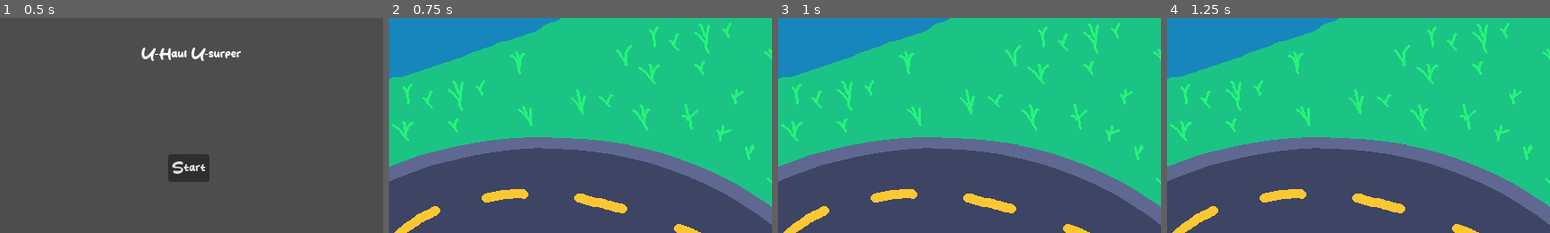
Above: before the commit, frames 1-4 (left to right).
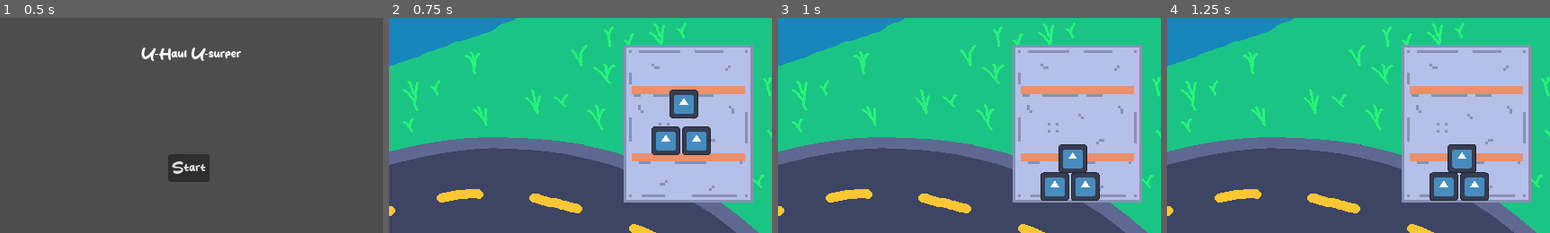
Above: after the commit, the same moments.

Repository: grace125/u-haul_u-surper
Game: Godot game, scene res://src/main_menu/main_menu.tscn
Two runs of this game, one before a commit and one after it. Both use one fixed random seed, a clock stepped at 60 frames per second and the inputs below. The engine's default icon, where the game draws it, is replaced by a stand-in: a white triangle on a blue panel in a dark square.
Inputs:
- Up to frame 1 (0.5 s): no input
- Up to frame 2 (0.75 s): click "Start" at 0.5 s
- Up to frame 3 (1 s): no input
- Up to frame 4 (1.25 s): no input

Frame 1 is identical in both runs. In frame 2, 40% of the frame differs, in the area x 0-100%, y 0-100%; in frame 3, 39%; in frame 4, 39%.

Commit message:
Somthing something dumb message

Diff:
--- a/src/game/main_race.tscn
+++ b/src/game/main_race.tscn
@@ -1,7 +1,6 @@
-[gd_scene load_steps=4 format=3]
+[gd_scene load_steps=3 format=3 uid="uid://dxtdc0macmq16"]
 
 [ext_resource type="PackedScene" uid="uid://bfodx4j2nphf1" path="res://src/racetracks/testing_track.tscn" id="1_80o6r"]
-[ext_resource type="PackedScene" uid="uid://cysr2jfgo5j8w" path="res://src/car/car.tscn" id="2_avf7a"]
 [ext_resource type="PackedScene" uid="uid://co8xua22svrag" path="res://src/Container/Container.tscn" id="3_5hq5e"]
 
 [node name="Race" type="Node2D"]
@@ -14,15 +13,9 @@
 
 [node name="testing_track" parent="CanvasLayer1" instance=ExtResource("1_80o6r")]
 
-[node name="car" parent="CanvasLayer1" instance=ExtResource("2_avf7a")]
-position = Vector2(888, 694)
-
 [node name="CanvasLayer2" type="CanvasLayer" parent="."]
 layer = 2
 offset = Vector2(125, 0)
 transform = Transform2D(1, 0, 0, 1, 125, 0)
 
 [node name="Container" parent="CanvasLayer2" instance=ExtResource("3_5hq5e")]
-
-[connection signal="shake" from="CanvasLayer1/car" to="CanvasLayer2/Container" method="shake"]
-[connection signal="turning" from="CanvasLayer1/car" to="CanvasLayer2/Container" method="turning"]
--- a/src/main_menu/main_menu.gd
+++ b/src/main_menu/main_menu.gd
@@ -6,4 +6,4 @@
 
 
 func _on_button_pressed():
-	get_tree().change_scene_to_file("res://src/racetracks/testing_track.tscn")
+	get_tree().change_scene_to_file("res://src/game/main_race.tscn")
